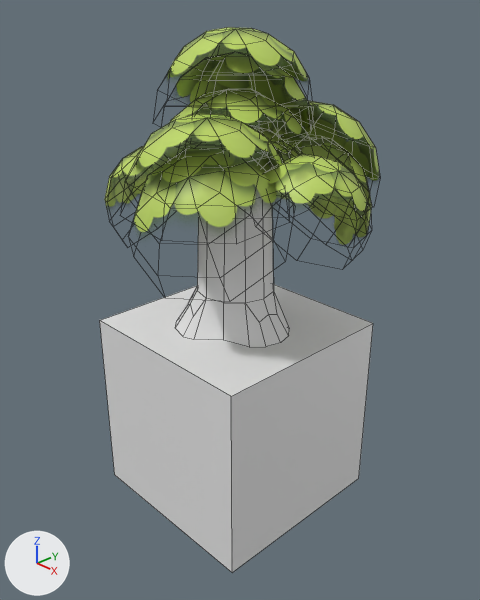
Renders of the Blender file Data/Shaina/Blender/Trees.blend from each side of a commit.
Rendered twice from a camera (50 mm lens) standing at (4.49, -4.24, 3.06) and looking at (0.14, -0.07, 0.31). Lighting does not change. The marker at lower left points along +X, +Y and +Z. Mesh edges are drawn as thin lines.
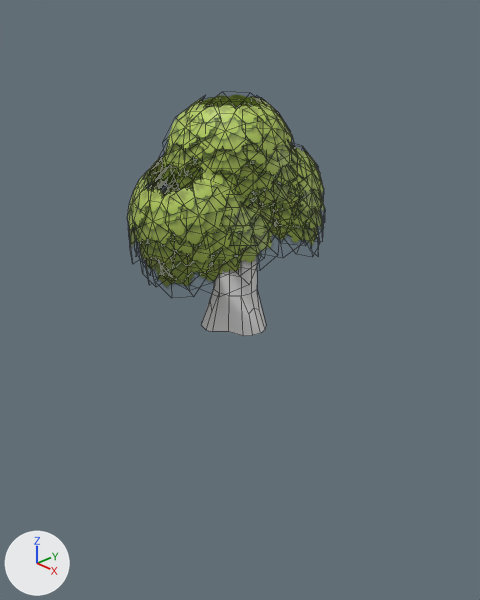
Edits to the scene script, one JSON object a line:
```json
{"block": "me_sphere_015", "where": "me_sphere_015.from_pydata(...)  # 396 vertices, 384 faces; spans x -0.75..2.59, y -1.58..1.86, z -1.95..1.17"}
{"block": "me_sphere_015", "where": "# used by ob_sphere_011; parent = ob_oaktree; location = (-0.61, 0.484, 1.582); rotation_euler = (0.0127, -0.387, -0.705), in degrees (0.7, -22, -40); scale = (0.765, 0.765, 0.765)"}
{"op": "remove", "block": "me_sphere_015", "code": "me_sphere_015.materials.append(mat_leaves)  # picture img_treeleaves_png"}
{"block": "me_sphere_015", "change": "me_sphere_015 part 1: the loose piece of 33 vertices spanning x -0.16..1.76, y -0.95..1.0, z -1.04..0.2 is deleted"}
{"block": "me_sphere_015", "change": "me_sphere_015 part 2: the loose piece of 33 vertices spanning x 0.07..1.91, y -0.94..1.0, z -0.86..0.58 is deleted"}
{"block": "me_sphere_015", "change": "me_sphere_015 part 3: the loose piece of 33 vertices spanning x 0.19..2.01, y -0.89..0.96, z -0.25..0.93 is deleted"}
{"block": "me_sphere_015", "change": "me_sphere_015 part 4: the loose piece of 33 vertices spanning x 0.39..2.14, y -0.92..1.0, z -0.32..1.17 is deleted"}
{"block": "me_sphere_015", "change": "me_sphere_015 part 5: the loose piece of 33 vertices spanning x 0.84..2.36, y -1.23..0.67, z -1.95..-0.23 is deleted"}
{"block": "me_sphere_015", "change": "me_sphere_015 part 6: the loose piece of 33 vertices spanning x 0.84..2.59, y -1.27..0.62, z -1.36..0.1 is deleted"}
{"block": "me_sphere_015", "change": "me_sphere_015 part 7: the loose piece of 33 vertices spanning x 0.25..1.62, y -1.58..-0.25, z -1.3..-0.03 is deleted"}
{"block": "me_sphere_015", "change": "me_sphere_015 part 8: the loose piece of 33 vertices spanning x -0.33..1.62, y 0.08..1.78, z -1.54..0.1 is deleted"}
{"block": "me_sphere_015", "change": "me_sphere_015 part 9: the loose piece of 33 vertices spanning x -0.14..1.77, y -0.04..1.86, z -0.98..0.45 is deleted"}
{"block": "me_sphere_015", "change": "me_sphere_015 part 10: the loose piece of 33 vertices spanning x 1.04..2.35, y 0.11..1.5, z -1.65..-0.34 is deleted"}
{"op": "add", "block": "me_sphere_052", "code": ["me_sphere_052 = bpy.data.meshes.new('Sphere.052')", "me_sphere_052.from_pydata(...)  # 1632 vertices, 1536 faces; spans x -0.95..1.65, y -1.59..1.23, z -1.34..0.98", "me_sphere_052.materials.append(mat_leaves)  # picture img_treeleaves_png"]}
{"op": "remove", "block": "ob_cube", "code": ["ob_cube = bpy.data.objects.new('Cube', me_cube_001)", "ob_cube.location = (0.0, 0.0, -1.0)"]}
{"op": "set", "path": "ob_cylinder.scale", "old": "(1.0, 1.0, 1.0)", "new": "(0.571, 0.571, 1.0)"}
{"op": "set", "path": "ob_sphere_011.rotation_euler", "old": "(0.0127, -0.387, -0.705)", "new": "(0.0, 0.0, 0.0)", "note": "degrees (0.7, -22, -40) -> degrees (0, 0, 0)"}
{"op": "set", "path": "ob_sphere_011.location", "old": "(-0.61, 0.484, 1.582)", "new": "(0.0, 0.0, 1.833)"}
{"op": "set", "path": "ob_sphere_011.scale", "old": "(0.765, 0.765, 0.765)", "new": "(1.23, 1.23, 1.23)"}
{"op": "add", "block": "ob_sphere_011", "code": "ob_sphere_011.hide_set(True)"}
{"op": "add", "block": "ob_sphere_002", "code": ["ob_sphere_002 = bpy.data.objects.new('Sphere.002', me_sphere_052)", "ob_sphere_002.parent = ob_oaktree", "ob_sphere_002.location = (-0.0554, 0.009, 1.525)", "ob_sphere_002.rotation_euler = (0.509, 0.829, 3.819)  # degrees (29, 47, 219)", "ob_sphere_002.scale = (0.746, 0.746, 0.746)"]}
```

Changed parts and their boxes (x1, y1, x2, y2) in the pictures (480 x 600 px):
```json
{"object": "Cube", "change": "deleted", "before": [100, 284, 373, 573]}
{"object": "Sphere.011", "change": "hidden", "before": [105, 27, 380, 245], "on screen": "green"}
{"object": "Sphere.002", "change": "added", "after": [128, 95, 325, 287], "on screen": "green"}
{"object": "Cylinder", "change": "rescaled", "before": [175, 197, 289, 347], "after": [201, 257, 266, 336]}
{"part": 1, "of": "me_sphere_015", "change": "deleted", "before": [183, 125, 298, 168], "on screen": "green"}
{"part": 2, "of": "me_sphere_015", "change": "deleted", "before": [170, 89, 308, 147], "on screen": "green"}
{"part": 3, "of": "me_sphere_015", "change": "deleted", "before": [173, 52, 311, 129], "on screen": "green"}
{"part": 4, "of": "me_sphere_015", "change": "deleted", "before": [167, 27, 309, 83], "on screen": "green"}
{"part": 5, "of": "me_sphere_015", "change": "deleted", "before": [133, 148, 278, 234], "on screen": "green"}
{"part": 6, "of": "me_sphere_015", "change": "deleted", "before": [134, 114, 283, 171], "on screen": "green"}
{"part": 7, "of": "me_sphere_015", "change": "deleted", "before": [105, 146, 185, 210], "on screen": "green"}
{"part": 8, "of": "me_sphere_015", "change": "deleted", "before": [277, 132, 372, 245], "on screen": "green"}
{"part": 9, "of": "me_sphere_015", "change": "deleted", "before": [259, 101, 380, 183], "on screen": "green"}
{"part": 10, "of": "me_sphere_015", "change": "deleted", "before": [263, 154, 369, 213], "on screen": "green"}
```
